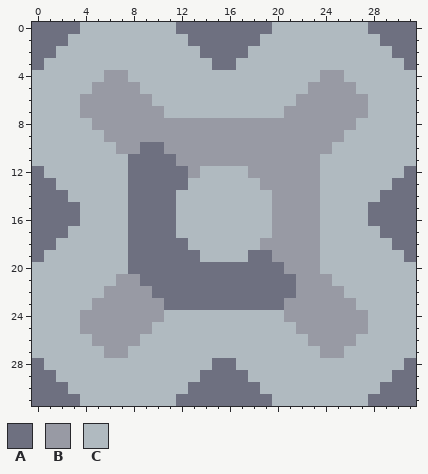
One commit to this pixel-art sprite: sprites/blocks/liquid/blood-vessel-junction.png. Above, as it was before the edit.
The file is 32x32 pixels.
Palette (. is transparent): A #6e7080  B #989aa4  C #b0bac0
Pixels before, first column x 0:
 0 AAAACCCCCCCCAAAAAAAACCCCCCCCAAAA
 1 AAACCCCCCCCCCAAAAAACCCCCCCCCCAAA
 2 AACCCCCCCCCCCCAAAACCCCCCCCCCCCAA
 3 ACCCCCCCCCCCCCCAACCCCCCCCCCCCCCA
 4 CCCCCCBBCCCCCCCCCCCCCCCCBBCCCCCC
 5 CCCCCBBBBCCCCCCCCCCCCCCBBBBCCCCC
 6 CCCCBBBBBBCCCCCCCCCCCCBBBBBBCCCC
 7 CCCCBBBBBBBCCCCCCCCCCBBBBBBBCCCC
 8 CCCCCBBBBBBBBBBBBBBBBBBBBBBCCCCC
 9 CCCCCCBBBBBBBBBBBBBBBBBBBBCCCCCC
10 CCCCCCCBBAABBBBBBBBBBBBBBCCCCCCC
11 CCCCCCCCAAAABBBBBBBBBBBBCCCCCCCC
12 ACCCCCCCAAAAABCCCCBBBBBBCCCCCCCA
13 AACCCCCCAAAAACCCCCCBBBBBCCCCCCAA
14 AAACCCCCAAAACCCCCCCCBBBBCCCCCAAA
15 AAAACCCCAAAACCCCCCCCBBBBCCCCAAAA
16 AAAACCCCAAAACCCCCCCCBBBBCCCCAAAA
17 AAACCCCCAAAACCCCCCCCBBBBCCCCCAAA
18 AACCCCCCAAAAACCCCCCBBBBBCCCCCCAA
19 ACCCCCCCAAAAAACCCCAABBBBCCCCCCCA
20 CCCCCCCCAAAAAAAAAAAAABBBCCCCCCCC
21 CCCCCCCBBAAAAAAAAAAAAABBBCCCCCCC
22 CCCCCCBBBBAAAAAAAAAAAABBBBCCCCCC
23 CCCCCBBBBBBAAAAAAAAAABBBBBBCCCCC
24 CCCCBBBBBBBCCCCCCCCCCBBBBBBBCCCC
25 CCCCBBBBBBCCCCCCCCCCCCBBBBBBCCCC
26 CCCCCBBBBCCCCCCCCCCCCCCBBBBCCCCC
27 CCCCCCBBCCCCCCCCCCCCCCCCBBCCCCCC
28 ACCCCCCCCCCCCCCAACCCCCCCCCCCCCCA
29 AACCCCCCCCCCCCAAAACCCCCCCCCCCCAA
30 AAACCCCCCCCCCAAAAAACCCCCCCCCCAAA
31 AAAACCCCCCCCAAAAAAAACCCCCCCCAAAA
New version:
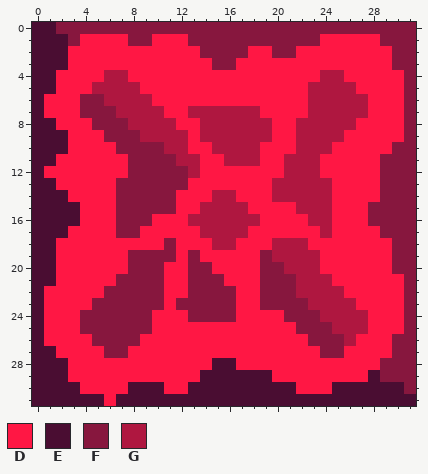
Colours new in this view: D #ff1744  E #4a0d32  F #87173e  G #af1740
Diff:
Changed rows in their new state; - is an unchanged pixel.
first column x 0:
 0 EEFFFFFFFFFFFFFFFFFFFFFFFFFFFFFF
 1 EEEFDDDDFFDDDFFFFFFFFFFFDDDDDFFF
 2 EEEDDDDDDDDDDDFFFFDDFFDDDDDDDDFF
 3 EEEDDDDDDDDDDDDFFDDDDDDDDDDDDDFF
 4 EEDDDDGGDDDDDDDDDDDDDDDDGGDDDDDF
 5 EEDDDGGGGDDDDDDDDDDDDDDGGGGDDDDF
 6 EDDDFFGGGGDDDDDDDDDDDDDGGGGGDDDF
 7 EDDDFFFGGGGDDGGGGGGDDDDGGGGGDDDF
 8 EEDDDFFFGGGGDDGGGGGGDDGGGGGDDDDF
 9 EEEDDDFFFGGGGDGGGGGGDDGGGGDDDDDF
10 EEEDDDDFFFFGGDDGGGGDDDGGGDDDDDFF
11 EEDDDDDDFFFFGGDDGGGDDGGGDDDDDFFF
12 EDDDDDDDFFFFFGDDDDDDDGGGDDDDDFFF
13 EEDDDDDFFFFFFDDDDDDDGGGGGDDDDFFF
14 EEEDDDDFFFFFDDDGGDDDGGGGGDDDDFFF
15 EEEEDDDFFFFFDDGGGGDDDDGGGDDDFFFF
16 EEEEDDDFFFDDDGGGGGGDDDDGGDDDFFFF
17 EEEDDDDFFDDDDDGGGGDDDDDDGDDDDFFF
18 EEDDDDDDDDDFDDDGGDDDGGGDDDDDDDFF
19 EEDDDDDDFFFFDFDDDDDFGGGGDDDDDDFF
20 EEDDDDDDFFFDDFFDDDDFFGGGDDDDDDFF
21 EEDDDDDFFFFDDFFFDDDFFFGGGDDDDDDF
22 EDDDDDFFFFFDDFFFFDDFFFGGGGDDDDDF
23 EDDDDFFFFFFDFFFFFDDFFFFGGGGDDDDF
24 EDDDFFFFFFDDDFFFFDDDDFFFGGGGDDDF
25 EDDDFFFFFFDDDDDDDDDDDDFFFGGGDDDF
26 EDDDDFFFFDDDDDDDDDDDDDDFFFGDDDFF
27 EEDDDDFFDDDDDDDDDDDDDDDDFFDDDDFF
28 EEEDDDDDDDDDDDDEEDDDDDDDDDDDDFFF
29 EEEDDDDDDDDDDDEEEEEEDDDDDDDDEFFF
30 EEEEDDDDEEEDDEEEEEEEEEDDDEEEEEEF
31 EEEEEEDEEEEEEEEEEEEEEEEEEEEEEEEE
